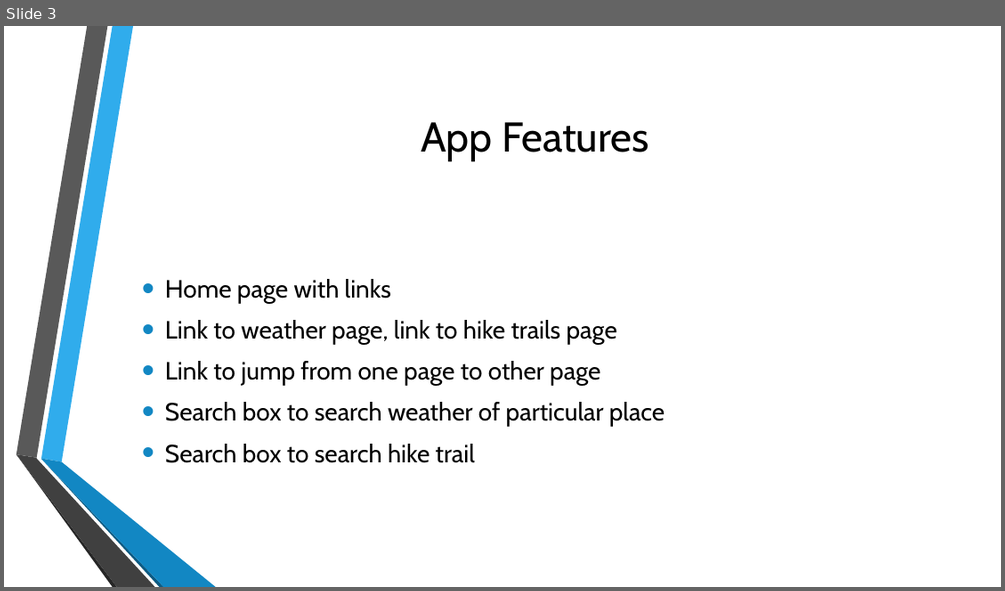
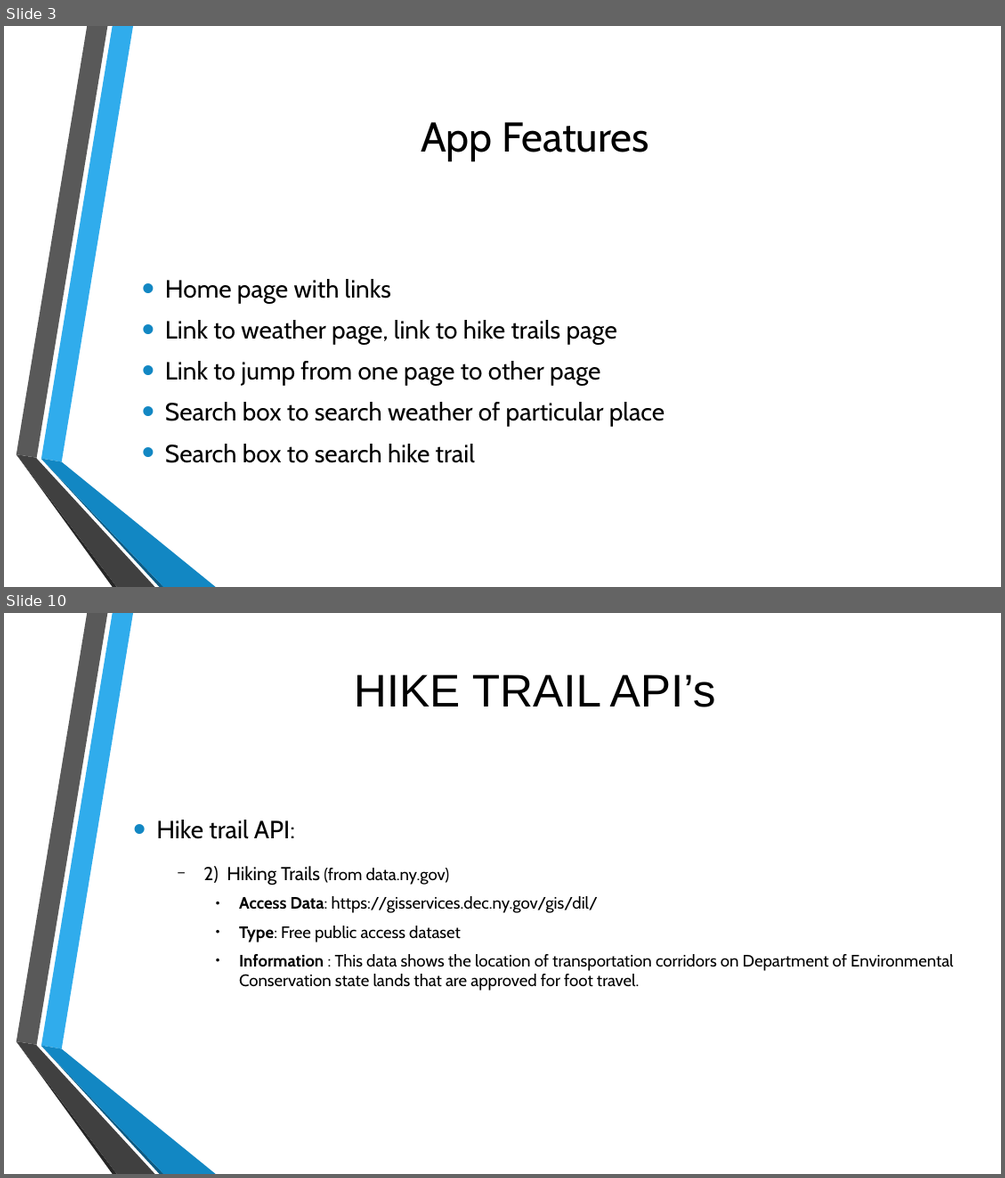
Before and after one commit to HarshaRamayanam/webdev-project, a slide deck: Project proposal.pptx. Shown one above the other, each under a label of ours: slide 3 before the commit, slides 3 and 10 after it; the slides between them are not shown. The pictures are 1005x591 and 1005x1178 pixels, drawn with LibreOffice and Linux fonts; fonts in the diff are those of the drawing; background and template pictures are left out. Boxes give left, top, right and bottom in pixels: in the first picture for what was removed or moved away, otherwise in the second. Text is boxed around its words. In the diff, an @@ line names an element or a change of style, - is before the commit and + after.

```diff
--- a/Project proposal.pptx
+++ b/Project proposal.pptx
@@ slide 10 added at [4, 613, 1001, 1174], background picture (left out); not listed: 6 template elements that a slide beside it also shows @@
@@ title added at [354, 674, 716, 707], 44 pt, text #000000 @@
+HIKE TRAIL API’s
@@ subtitle added at [156, 819, 953, 990], 16 pt, text #000000 @@
+• Hike trail API:
+  − 2) Hiking Trails (from data.ny.gov)
+    ● Access Data: https://gisservices.dec.ny.gov/gis/dil/
+    ● Type: Free public access dataset
+    ● Information : This data shows the location of transportation corridors on Department of Environmental Conservation state lands that are approved for foot travel.
```
Also in this commit, not shown: 7 slides changed, 4 other slides added.
